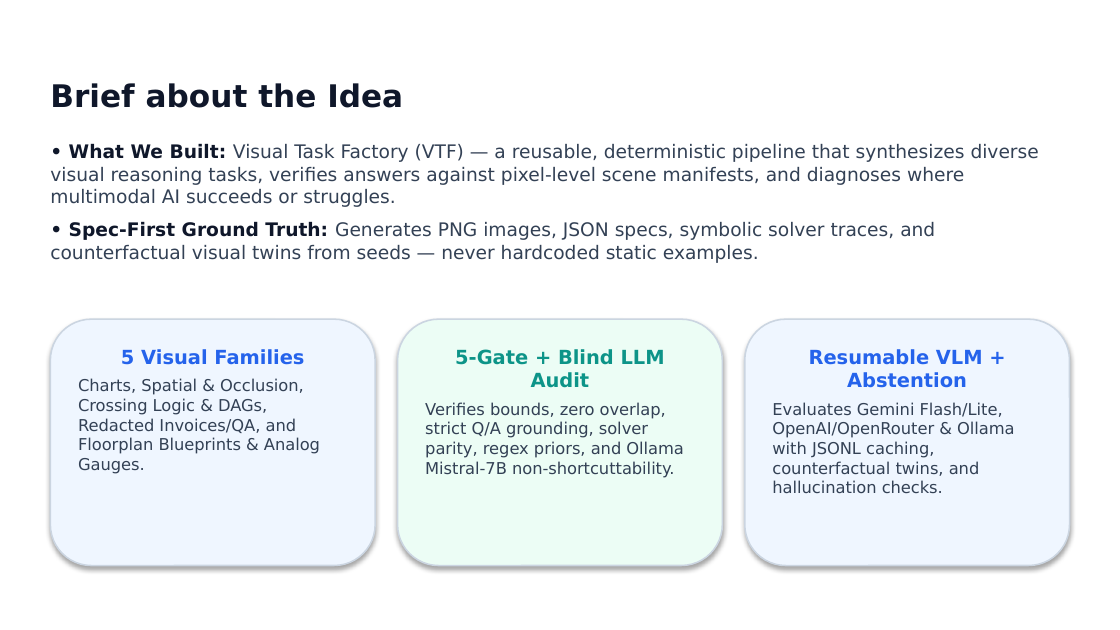
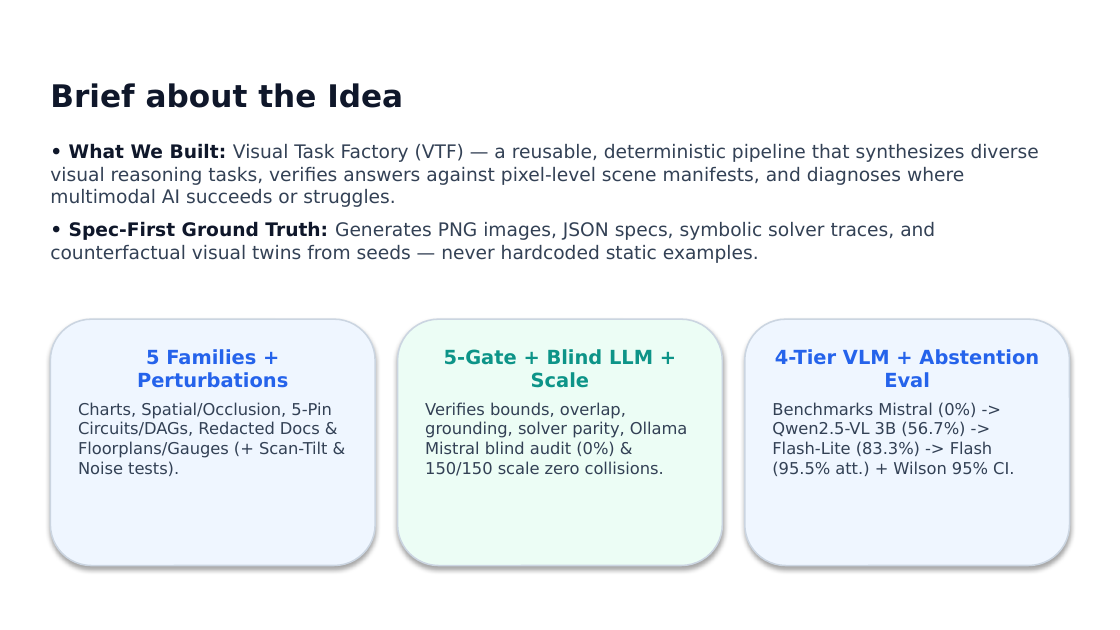
Before and after one commit to anishkarak4-ux/NitroKnight, a slide deck: slide 2 of docs/NitroKnight_Visual_Task_Factory_Submission.pptx. Drawn at 1120x630 pixels with LibreOffice and Linux fonts; fonts in the diff are those of the drawing; background and template pictures are left out. Boxes give left, top, right and bottom in pixels: in the first picture for what was removed or moved away, otherwise in the second. Text is boxed around its words. In the diff, an @@ line names an element or a change of style, - is before the commit and + after.

```diff
--- a/docs/NitroKnight_Visual_Task_Factory_Submission.pptx
+++ b/docs/NitroKnight_Visual_Task_Factory_Submission.pptx
@@ text in rounded rectangle at (78, 349, 331, 476): text changed @@
-5 Visual Families
-Charts, Spatial & Occlusion, Crossing Logic & DAGs, Redacted Invoices/QA, and Floorplan Blueprints & Analog Gauges.
+5 Families + Perturbations
+Charts, Spatial/Occlusion, 5-Pin Circuits/DAGs, Redacted Docs & Floorplans/Gauges (+ Scan-Tilt & Noise tests).
@@ text in rounded rectangle at (425, 349, 687, 476): text changed @@
-5-Gate + Blind LLM Audit
-Verifies bounds, zero overlap, strict Q/A grounding, solver parity, regex priors, and Ollama Mistral-7B non-shortcuttability.
+5-Gate + Blind LLM + Scale
+Verifies bounds, overlap, grounding, solver parity, Ollama Mistral blind audit (0%) & 150/150 scale zero collisions.
@@ text in rounded rectangle at (772, 349, 1039, 476): text changed @@
-Resumable VLM + Abstention
-Evaluates Gemini Flash/Lite, OpenAI/OpenRouter & Ollama with JSONL caching, counterfactual twins, and hallucination checks.
+4-Tier VLM + Abstention Eval
+Benchmarks Mistral (0%) -> Qwen2.5-VL 3B (56.7%) -> Flash-Lite (83.3%) -> Flash (95.5% att.) + Wilson 95% CI.
```
Also in this commit, not shown: 5 other slides changed, 1 slide added, 1 slide removed, 30 other files.
